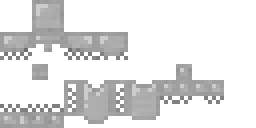
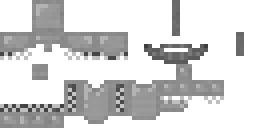
Two versions of the same layered image (256 x 128). Layer-by-layer changes:
added layer "Reinforcement" above "Hue/Saturation 2" over [0, 0, 244, 128]
painted on "Chains" over [16, 48, 156, 100]
showed "Layer 4", moved it above "Base Dark Iron" over [160, 100, 188, 112]
painted on "Base Dark Iron" over [84, 84, 156, 100]
added layer "Base Reinforcement" above "Iron Armor" over [0, 0, 224, 128]
